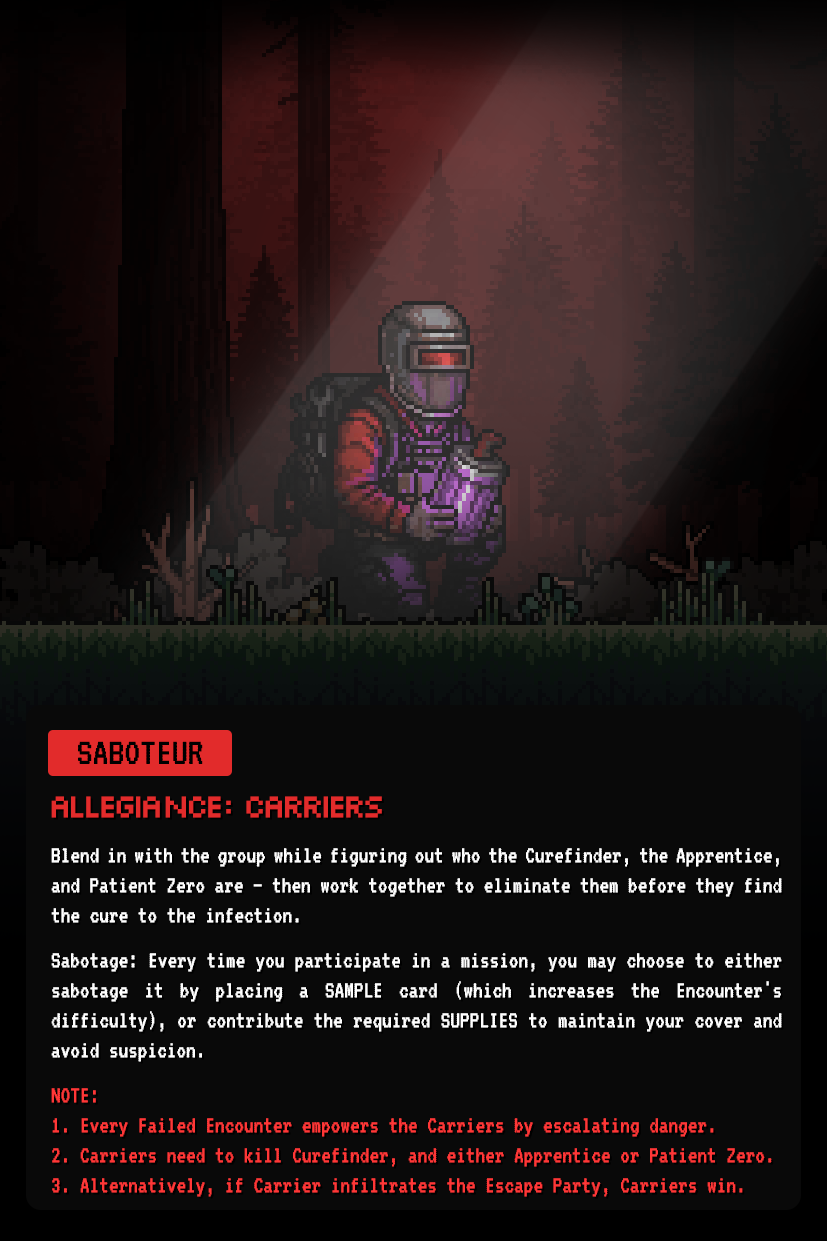
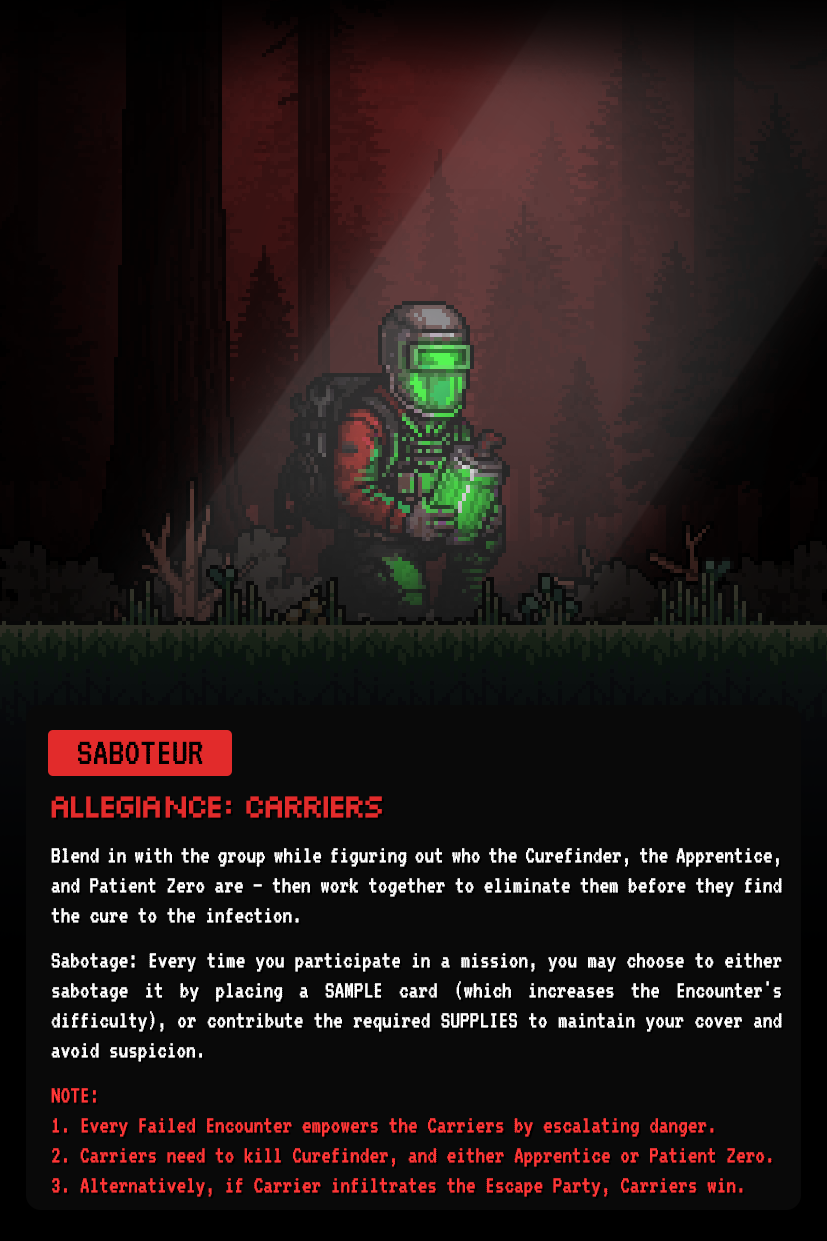
Layer changes from the first 827 x 1241 image to the second:
added layer "Layer 8713" in group "Group 2" over [319, 305, 506, 605]